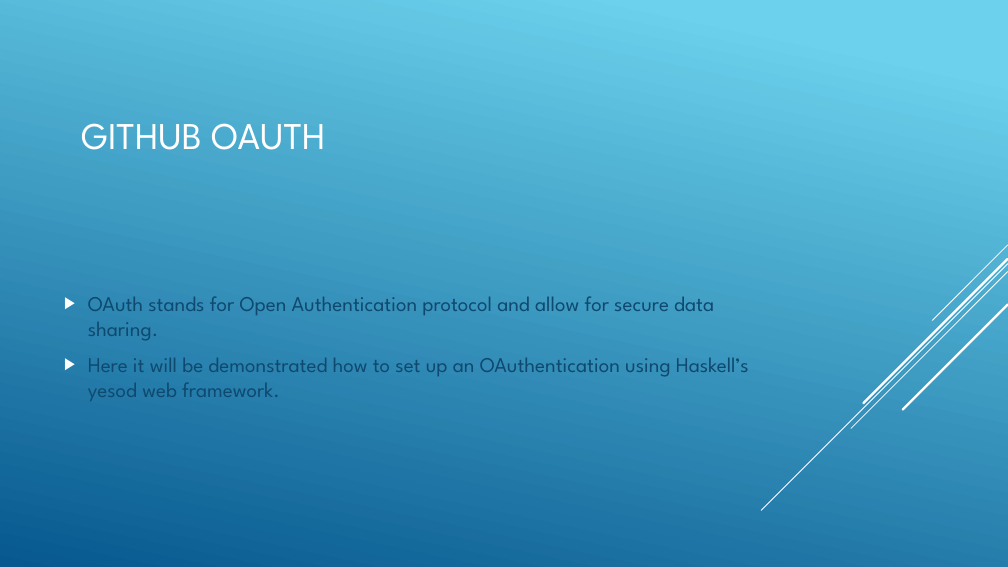
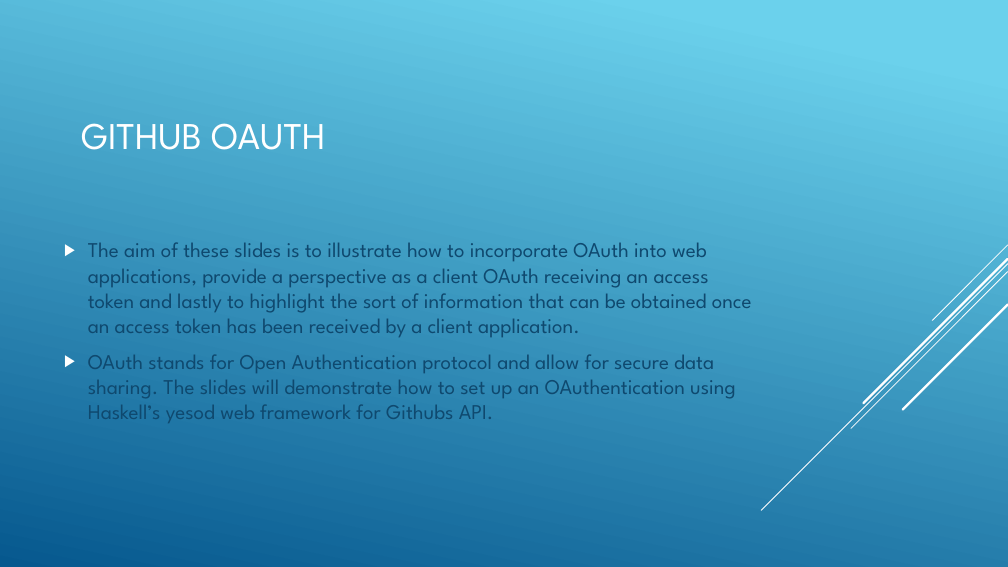
Before and after one commit to sftcd/cs7053, a slide deck: slide 2 of 2016lectures/GitHub OAUth2.pptx. Drawn at 1008x567 pixels with LibreOffice and Linux fonts; fonts in the diff are those of the drawing. Boxes give left, top, right and bottom in pixels: in the first picture for what was removed or moved away, otherwise in the second. Text is boxed around its words. In the diff, an @@ line names an element or a change of style, - is before the commit and + after.

Commit message:
Updated Github OAuth2 slides and moved name from READme to slide deck.

```diff
--- a/2016lectures/GitHub OAUth2.pptx
+++ b/2016lectures/GitHub OAUth2.pptx
@@ text at [88,242,752,423]: text changed @@
-▶ OAuth stands for Open Authentication protocol and allow for secure data sharing.
-▶ Here it will be demonstrated how to set up an OAuthentication using Haskell’s yesod web framework.
+▶ The aim of these slides is to illustrate how to incorporate OAuth into web applications, provide a perspective as a client OAuth receiving an access token and lastly to highlight the sort of information that can be obtained once an access token has been received by a client application.
+▶ OAuth stands for Open Authentication protocol and allow for secure data sharing. The slides will demonstrate how to set up an OAuthentication using Haskell’s yesod web framework for Githubs API.
```
Also in this commit, not shown: 6 other slides changed, 7 slides added, 1 other file.
